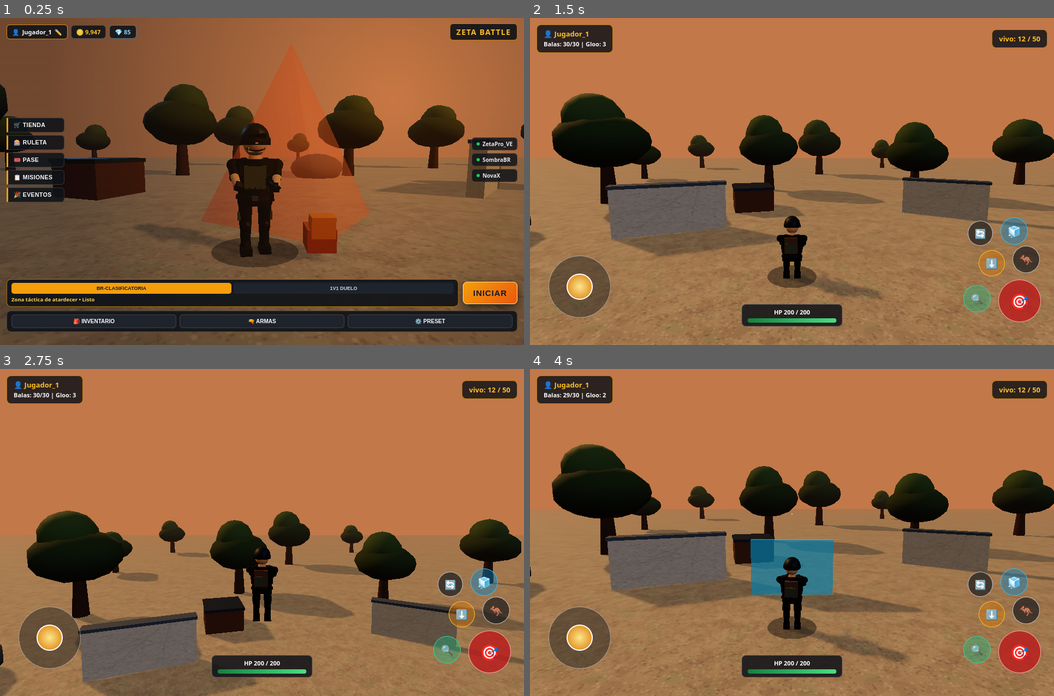
Above: before the commit, frames 1-4 (two rows, left to right).
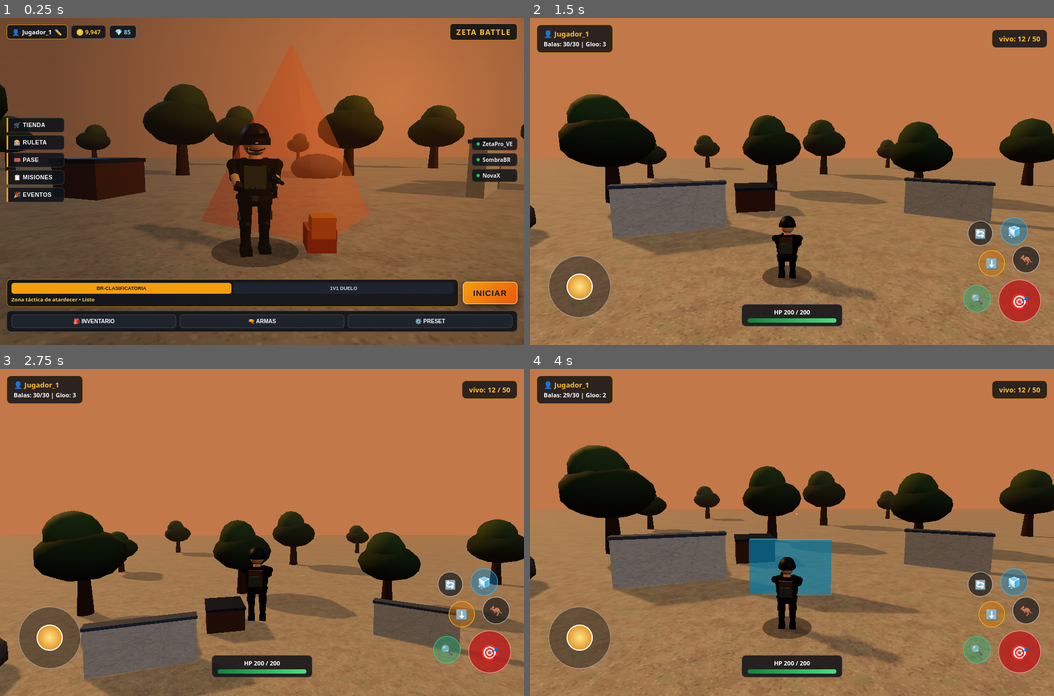
Above: after the commit, the same moments.

Repository: delvisvillalba5-cell/juego-servidor
Game: browser game, page index.html
Two runs of this game, one before a commit and one after it. Both use one fixed random seed, a clock stepped at 60 frames per second and the inputs below.
Inputs (mouse positions are in pixels of both pictures, inside the frame that each line leads up to):
- Up to frame 1 (0.25 s): no input
- Up to frame 2 (1.5 s): click "INICIAR" at 0.27 s; click (792, 214) at 1.07 s; click "⬇️" at 1.27 s
- Up to frame 3 (2.75 s): click (157, 499) at 1.67 s; click (47, 637) at 1.87 s; press the mouse at (366, 483) at 2.27 s; release the mouse at (262, 467) at 2.4 s; click "🦘" at 2.47 s
- Up to frame 4 (4 s): click (870, 597) at 2.87 s; click "🧊" at 3.07 s; click (661, 614) at 3.47 s; click "🎯" at 3.67 s

The runs differ from the first frame. In frame 1, less than 0.1% of the frame differs, in the area x 50-55%, y 43-57%; in frame 2, 4.3%; in frame 3, 4.4%; in frame 4, 4.8%, in the area x 0-100%, y 23-100%.

Commit message:
Actualizar index.html

Diff:
--- a/index.html
+++ b/index.html
@@ -1001,7 +1001,6 @@
                 renderer.setSize(window.innerWidth, window.innerHeight);
             });
 
-            // Luz cálida de atardecer + luz de relleno para apreciar el personaje por todos lados
             const luzAmbiente = new THREE.HemisphereLight(0xffddb3, 0x4c443d, 1.25);
             scene.add(luzAmbiente);
 
@@ -1228,7 +1227,7 @@
                 grupo.add(tronco, copaBaja, copaAlta);
                 grupo.position.set(x, 0, z);
                 scene.add(grupo);
-                obstaculos.push({ x, z, r: 0.85 * escala });
+                obstaculos.push({ x, z, r: 0.95 * escala });
             }
 
             function crearCajaSuministro(x, z, rotY = 0) {
@@ -1313,28 +1312,23 @@
                 const pivote = new THREE.Group();
                 pivote.position.set(lado * 0.165, 0.86, 0);
 
-                // Muslo moldeado
                 const muslo = new THREE.Mesh(new THREE.CylinderGeometry(0.118, 0.102, 0.38, 12), matPantalon);
                 muslo.scale.set(1.02, 1, 1.12);
                 muslo.position.set(0, -0.19, 0);
                 muslo.castShadow = true;
 
-                // Bolsillo lateral táctico
                 const bolsilloCargo = new THREE.Mesh(new THREE.BoxGeometry(0.05, 0.14, 0.12), matPouch);
                 bolsilloCargo.position.set(lado * 0.105, -0.22, 0.01);
 
-                // Rodillera protectora
                 const rodillera = new THREE.Mesh(new THREE.SphereGeometry(0.088, 10, 10), matRodillera);
                 rodillera.scale.set(1.05, 1.15, 0.75);
                 rodillera.position.set(0, -0.39, 0.085);
                 rodillera.castShadow = true;
 
-                // Pantorrilla
                 const pantorrilla = new THREE.Mesh(new THREE.CylinderGeometry(0.098, 0.082, 0.34, 12), matPantalon);
                 pantorrilla.position.set(0, -0.55, -0.01);
                 pantorrilla.castShadow = true;
 
-                // Bota táctica con caña y puntera
                 const caniaBota = new THREE.Mesh(new THREE.CylinderGeometry(0.088, 0.092, 0.15, 12), matBota);
                 caniaBota.position.set(0, -0.73, 0);
                 caniaBota.castShadow = true;
@@ -1356,7 +1350,6 @@
             const torsoGrupo = new THREE.Group();
             torsoGrupo.position.set(0, 0.86, 0);
 
-            // Cadera + cinturón táctico
             const cadera = new THREE.Mesh(new THREE.CylinderGeometry(0.26, 0.25, 0.18, 14), matPantalon);
             cadera.scale.set(1.18, 1, 0.82);
             cadera.position.y = 0.06;
@@ -1372,13 +1365,11 @@
             );
             hebilla.position.set(0, 0.11, 0.23);
 
-            // Torso anatómico (más ancho en hombros, más estrecho en cintura)
             const torsoBase = new THREE.Mesh(new THREE.CylinderGeometry(0.31, 0.255, 0.62, 14), matCamisa);
             torsoBase.scale.set(1.12, 1, 0.76);
             torsoBase.position.y = 0.43;
             torsoBase.castShadow = true;
 
-            // Chaleco antibalas con placas frontal y trasera
             const chalecoCuerpo = new THREE.Mesh(new THREE.CylinderGeometry(0.325, 0.285, 0.44, 14), matChaleco);
             chalecoCuerpo.scale.set(1.12, 1, 0.82);
             chalecoCuerpo.position.set(0, 0.45, 0.005);
@@ -1388,14 +1379,12 @@
             placaFrontal.position.set(0, 0.47, 0.245);
             placaFrontal.castShadow = true;
 
-            // Tirantes de hombro del chaleco
             for (const sx of [-0.18, 0.18]) {
                 const tirante = new THREE.Mesh(new THREE.BoxGeometry(0.08, 0.14, 0.34), matCorrea);
                 tirante.position.set(sx, 0.69, 0.0);
                 torsoGrupo.add(tirante);
             }
 
-            // Portacargadores frontales + radio en el pecho
             for (const bx of [-0.13, -0.045, 0.045, 0.13]) {
                 const pouch = new THREE.Mesh(new THREE.BoxGeometry(0.068, 0.15, 0.055), matPouch);
                 pouch.position.set(bx, 0.35, 0.285);
@@ -1407,11 +1396,9 @@
             const antenaRadio = new THREE.Mesh(new THREE.CylinderGeometry(0.006, 0.008, 0.16, 6), matCorrea);
             antenaRadio.position.set(-0.22, 0.68, 0.22);
 
-            // Cuello
             const cuello = new THREE.Mesh(new THREE.CylinderGeometry(0.095, 0.115, 0.15, 12), matPiel);
             cuello.position.set(0, 0.79, 0.01);
 
-            // Cabeza con rasgos y casco táctico completo
             const cabezaGrupo = new THREE.Group();
             cabezaGrupo.position.set(0, 1.03, 0.02);
 
@@ -1435,13 +1422,11 @@
             const cejaDer = new THREE.Mesh(new THREE.BoxGeometry(0.055, 0.016, 0.025), new THREE.MeshStandardMaterial({ color: 0x1c1917 }));
             cejaDer.position.set(0.072, 0.045, 0.215);
 
-            // Casco táctico FAST
             const cascoDomo = new THREE.Mesh(new THREE.SphereGeometry(0.262, 18, 16, 0, Math.PI * 2, 0, Math.PI * 0.62), matCasco);
             cascoDomo.scale.set(0.94, 1.0, 1.04);
             cascoDomo.position.set(0, 0.035, -0.01);
             cascoDomo.castShadow = true;
 
-            // Montura frontal NVG + gafas tácticas en el casco
             const monturaFrontal = new THREE.Mesh(new THREE.BoxGeometry(0.07, 0.06, 0.03), matCorrea);
             monturaFrontal.position.set(0, 0.14, 0.245);
 
@@ -1450,7 +1435,6 @@
             const gafasLente = new THREE.Mesh(new THREE.BoxGeometry(0.29, 0.062, 0.072), matVisor);
             gafasLente.position.set(0, 0.08, 0.228);
 
-            // Auriculares tácticos y correa de barbilla
             const orejeraIzq = new THREE.Mesh(new THREE.CylinderGeometry(0.058, 0.058, 0.045, 12), matCorrea);
             orejeraIzq.rotation.z = Math.PI / 2;
             orejeraIzq.position.set(-0.235, 0.0, 0);
@@ -1467,7 +1451,6 @@
                 cascoDomo, monturaFrontal, gafasMarco, gafasLente, orejeraIzq, orejeraDer, correaBarbilla
             );
 
-            // Mochila táctica detallada
             const mochilaGrupo = new THREE.Group();
             mochilaGrupo.position.set(0, 0.44, -0.26);
             const bolsaPrincipal = new THREE.Mesh(new THREE.BoxGeometry(0.38, 0.46, 0.18), matMochila);
@@ -1476,7 +1459,6 @@
             bolsilloTrasero.position.set(0, -0.06, -0.11);
             mochilaGrupo.add(bolsaPrincipal, bolsilloTrasero);
 
-            // Brazos articulados (hombro -> antebrazo -> guante)
             function construirBrazo(lado) {
                 const pivote = new THREE.Group();
                 pivote.position.set(lado * 0.37, 0.64, 0);
@@ -1511,65 +1493,58 @@
             // RIFLE DE ASALTO TÁCTICO (ESTILO M4A1)
             // ==========================================
             const rifleGrupo = new THREE.Group();
-            rifleGrupo.position.set(-0.08, -0.48, 0.16);
+            rifleGrupo.position.set(0.02, -0.45, 0.24);
 
             const matMetalOscuro = new THREE.MeshStandardMaterial({ color: 0x161a20, metalness: 0.78, roughness: 0.28 });
             const matMetalMedio = new THREE.MeshStandardMaterial({ color: 0x333c48, metalness: 0.72, roughness: 0.34 });
             const matPolimero = new THREE.MeshStandardMaterial({ color: 0x22262c, roughness: 0.65 });
 
-            // Receptor principal
-            const receptor = new THREE.Mesh(new THREE.BoxGeometry(0.072, 0.105, 0.34), matMetalOscuro);
+            const receptor = new THREE.Mesh(new THREE.BoxGeometry(0.078, 0.115, 0.36), matMetalOscuro);
             receptor.castShadow = true;
 
-            // Culata táctica ajustable
-            const tuboCulata = new THREE.Mesh(new THREE.CylinderGeometry(0.022, 0.022, 0.22, 8), matMetalMedio);
+            const tuboCulata = new THREE.Mesh(new THREE.CylinderGeometry(0.024, 0.024, 0.24, 8), matMetalMedio);
             tuboCulata.rotation.x = Math.PI / 2;
-            tuboCulata.position.set(0, 0.015, -0.26);
-
-            const culata = new THREE.Mesh(new THREE.BoxGeometry(0.068, 0.145, 0.18), matPolimero);
-            culata.position.set(0, -0.015, -0.34);
-
-            // Empuñadura pistola
-            const empuniadura = new THREE.Mesh(new THREE.BoxGeometry(0.055, 0.13, 0.065), matPolimero);
+            tuboCulata.position.set(0, 0.015, -0.28);
+
+            const culata = new THREE.Mesh(new THREE.BoxGeometry(0.074, 0.155, 0.19), matPolimero);
+            culata.position.set(0, -0.015, -0.36);
+
+            const empuniadura = new THREE.Mesh(new THREE.BoxGeometry(0.06, 0.14, 0.07), matPolimero);
             empuniadura.rotation.x = -0.28;
-            empuniadura.position.set(0, -0.095, -0.08);
-
-            // Cargador curvo
-            const cargadorSup = new THREE.Mesh(new THREE.BoxGeometry(0.048, 0.12, 0.095), matMetalMedio);
+            empuniadura.position.set(0, -0.10, -0.08);
+
+            const cargadorSup = new THREE.Mesh(new THREE.BoxGeometry(0.052, 0.13, 0.10), matMetalMedio);
             cargadorSup.rotation.x = 0.15;
-            cargadorSup.position.set(0, -0.10, 0.07);
-
-            const cargadorInf = new THREE.Mesh(new THREE.BoxGeometry(0.048, 0.12, 0.095), matMetalMedio);
+            cargadorSup.position.set(0, -0.11, 0.08);
+
+            const cargadorInf = new THREE.Mesh(new THREE.BoxGeometry(0.052, 0.13, 0.10), matMetalMedio);
             cargadorInf.rotation.x = 0.34;
-            cargadorInf.position.set(0, -0.20, 0.095);
-
-            // Guardamanos con rieles
-            const guardamanos = new THREE.Mesh(new THREE.CylinderGeometry(0.038, 0.040, 0.30, 8), matMetalOscuro);
+            cargadorInf.position.set(0, -0.21, 0.105);
+
+            const guardamanos = new THREE.Mesh(new THREE.CylinderGeometry(0.042, 0.044, 0.34, 8), matMetalOscuro);
             guardamanos.rotation.x = Math.PI / 2;
-            guardamanos.position.set(0, 0.01, 0.31);
+            guardamanos.position.set(0, 0.01, 0.33);
             guardamanos.castShadow = true;
 
-            // Mira óptica ACOG / Holográfica
-            const baseMira = new THREE.Mesh(new THREE.BoxGeometry(0.05, 0.03, 0.14), matMetalMedio);
-            baseMira.position.set(0, 0.065, -0.01);
-            const tuboMira = new THREE.Mesh(new THREE.CylinderGeometry(0.028, 0.024, 0.16, 12), matMetalOscuro);
+            const baseMira = new THREE.Mesh(new THREE.BoxGeometry(0.055, 0.032, 0.15), matMetalMedio);
+            baseMira.position.set(0, 0.07, -0.01);
+            const tuboMira = new THREE.Mesh(new THREE.CylinderGeometry(0.032, 0.028, 0.18, 12), matMetalOscuro);
             tuboMira.rotation.x = Math.PI / 2;
-            tuboMira.position.set(0, 0.095, -0.01);
-
-            // Cañón y apagallamas
-            const canion = new THREE.Mesh(new THREE.CylinderGeometry(0.016, 0.018, 0.24, 10), matMetalMedio);
+            tuboMira.position.set(0, 0.105, -0.01);
+
+            const canion = new THREE.Mesh(new THREE.CylinderGeometry(0.018, 0.020, 0.26, 10), matMetalMedio);
             canion.rotation.x = Math.PI / 2;
-            canion.position.set(0, 0.012, 0.56);
-
-            const bocacha = new THREE.Mesh(new THREE.CylinderGeometry(0.022, 0.022, 0.06, 10), matMetalOscuro);
+            canion.position.set(0, 0.012, 0.60);
+
+            const bocacha = new THREE.Mesh(new THREE.CylinderGeometry(0.025, 0.025, 0.065, 10), matMetalOscuro);
             bocacha.rotation.x = Math.PI / 2;
-            bocacha.position.set(0, 0.012, 0.69);
+            bocacha.position.set(0, 0.012, 0.74);
 
             const destelloDisparo = new THREE.Mesh(
-                new THREE.SphereGeometry(0.15, 8, 8),
+                new THREE.SphereGeometry(0.16, 8, 8),
                 new THREE.MeshBasicMaterial({ color: 0xffb703, transparent: true, opacity: 0.95 })
             );
-            destelloDisparo.position.set(0, 0.012, 0.78);
+            destelloDisparo.position.set(0, 0.012, 0.84);
             destelloDisparo.visible = false;
 
             rifleGrupo.add(
@@ -1891,11 +1866,10 @@
                     pivotePiernaIzq.rotation.x = -0.05;
                     pivotePiernaDer.rotation.x = 0.06;
 
-                    // Pose táctica sujetando el rifle con ambas manos en el lobby
-                    pivoteBrazoDer.rotation.set(-0.78, -0.25, -0.08);
+                    pivoteBrazoDer.rotation.set(-0.78, -0.32, -0.14);
                     pivoteBrazoIzq.rotation.set(-0.92, 0.58, 0.18);
-                    rifleGrupo.position.set(-0.08, -0.48, 0.16);
-                    rifleGrupo.rotation.set(0.78, 0.35, 0);
+                    rifleGrupo.position.set(0.02, -0.45, 0.24);
+                    rifleGrupo.rotation.set(0.78, 0.42, 0);
 
                     camera.position.set(0.22, 1.72, 4.75);
                     camera.lookAt(0.12, 1.22, 0);
@@ -1954,20 +1928,21 @@
                 torsoGrupo.rotation.y += (targetGiroTorso - torsoGrupo.rotation.y) * 0.2;
                 cabezaGrupo.rotation.y = -torsoGrupo.rotation.y;
 
-                // Postura de brazos y rifle a dos manos
-                const targetBrazoDerX = apuntando ? -1.42 : -1.12;
-                const targetBrazoDerY = apuntando ? -0.12 : -0.22;
+                // Rifle más visible hacia la derecha en tercera persona y al apuntar
+                const targetBrazoDerX = apuntando ? -1.44 : -1.14;
+                const targetBrazoDerY = apuntando ? -0.22 : -0.34;
                 const targetBrazoIzqX = apuntando ? -1.36 : -1.08;
                 const targetBrazoIzqY = apuntando ? 0.54 : 0.58;
 
                 pivoteBrazoDer.rotation.x += (targetBrazoDerX - pivoteBrazoDer.rotation.x) * 0.22;
                 pivoteBrazoDer.rotation.y += (targetBrazoDerY - pivoteBrazoDer.rotation.y) * 0.22;
+                pivoteBrazoDer.rotation.z = -0.14;
                 pivoteBrazoIzq.rotation.x += (targetBrazoIzqX - pivoteBrazoIzq.rotation.x) * 0.22;
                 pivoteBrazoIzq.rotation.y += (targetBrazoIzqY - pivoteBrazoIzq.rotation.y) * 0.22;
                 pivoteBrazoIzq.rotation.z = 0.16;
 
-                rifleGrupo.rotation.set(-pivoteBrazoDer.rotation.x, 0.20, 0);
-                rifleGrupo.position.set(-0.08, -0.48, 0.16 - retrocesoArma);
+                rifleGrupo.rotation.set(-pivoteBrazoDer.rotation.x, 0.34, 0);
+                rifleGrupo.position.set(0.02, -0.45, 0.24 - retrocesoArma);
 
                 if (intensidadMov > 0.05 && enSuelo) {
                     cicloPaso += dt * 0.015 * intensidadMov;
@@ -2018,14 +1993,18 @@
 
                 const dirAtrasX = -Math.sin(camYaw);
                 const dirAtrasZ = -Math.cos(camYaw);
-                const hombroOffset = apuntando ? 1.55 : 0;
-
-                for (const obs of obstaculos) {
-                    const cx = jugadorMesh.position.x + dirAtrasX * horizDist + rightX * hombroOffset;
-                    const cz = jugadorMesh.position.z + dirAtrasZ * horizDist + rightZ * hombroOffset;
-                    const distObs = Math.hypot(cx - obs.x, cz - obs.z);
-                    if (distObs < obs.r + 0.9) {
-                        horizDist = Math.max(2.8, horizDist - (obs.r + 0.9 - distObs));
+                const hombroOffset = apuntando ? 1.55 : 0.35;
+
+                // Revisión a lo largo de la línea de cámara para que árboles/muros/rocas no tapen la vista
+                for (let paso = 0.25; paso <= 1.0; paso += 0.25) {
+                    const dPrueba = horizDist * paso;
+                    const cx = jugadorMesh.position.x + dirAtrasX * dPrueba + rightX * (hombroOffset * paso);
+                    const cz = jugadorMesh.position.z + dirAtrasZ * dPrueba + rightZ * (hombroOffset * paso);
+                    for (const obs of obstaculos) {
+                        const distObs = Math.hypot(cx - obs.x, cz - obs.z);
+                        if (distObs < obs.r + 1.05) {
+                            horizDist = Math.min(horizDist, Math.max(2.6, dPrueba - 1.1));
+                        }
                     }
                 }
 
